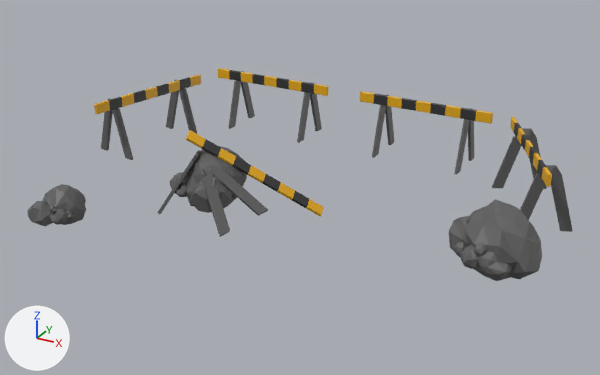
What one commit did to the FBX model Assets/Meshes/obstacle-1.fbx.
Before and after are seen from a 50 mm lens placed at (1.152, -0.757, 0.623), pointed at (0.484, 0.458, 0.015). Lighting does not change. The marker at lower left points along +X, +Y and +Z. Where no turn or scale is listed for an object, it has been applied to the vertices.
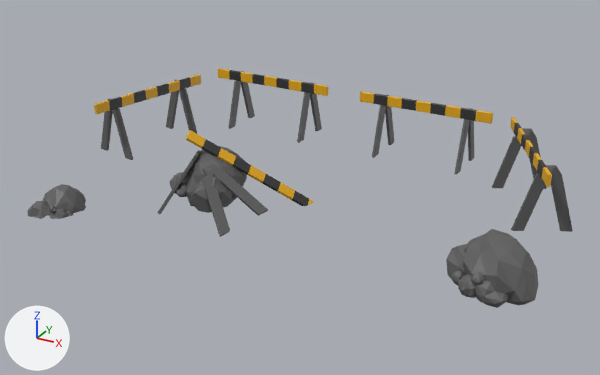
The newer file is also rescaled (x10.0), turned or shifted as a whole; pictures and numbers use the older file's frame.

Where the change shows, as pixel boxes (x1, y1, x2, y2) in the pictures (600 x 375 px; the box of a moved part takes in the faces that stretch with it):
'Icosphere.017', reshaped (13% taller)
    before: (27, 68, 573, 281)
    after: (27, 68, 573, 308)
part 1 of me_icosphere_022, moved or reshaped
    before: (473, 242, 488, 257)
    after: (470, 272, 486, 286)
part 2 of me_icosphere_022, moved or reshaped
    before: (454, 242, 467, 257)
    after: (452, 270, 465, 286)
part 3 of me_icosphere_022, rebuilt (7% shorter)
    before: (466, 199, 542, 281)
    after: (463, 229, 539, 305)
part 4 of me_icosphere_022, added
    after: (458, 274, 476, 298)
part 5 of me_icosphere_022, added
    after: (475, 280, 509, 308)
part 6 of me_icosphere_022, added
    after: (446, 244, 467, 279)
part 7 of me_icosphere_022, deleted
    before: (478, 251, 512, 279)
part 8 of me_icosphere_022, deleted
    before: (460, 245, 479, 269)
part 9 of me_icosphere_022, cut back
    before: (27, 191, 324, 226)
    after: (27, 191, 314, 219)
part 10 of me_icosphere_022, deleted
    before: (449, 216, 469, 251)

The change in detail:
me_icosphere_022 is used by ob_icosphere_017; location (0.0, 0.0, 0.0).
me_icosphere_022 had 2275 vertices, 3118 faces and spanned x 0.006..0.956, y 0.154..0.799, z -0.03..0.14.
me_icosphere_022 now has 2264 vertices, 2895 faces and spans x 0.006..0.956, y 0.154..0.799, z -0.003..0.14.
me_icosphere_022 part 1: the loose piece of 47 vertices spanning x 0.865..0.889, y 0.253..0.277, z 0.068..0.089 is moved by (0.0, 0.0, -0.047).
me_icosphere_022 part 2: the loose piece of 47 vertices spanning x 0.834..0.861, y 0.273..0.297, z 0.049..0.073 is moved by (0.0, 0.0, -0.047).
me_icosphere_022 part 3: the loose piece of 63 vertices spanning x 0.833..0.956, y 0.258..0.369, z 0.015..0.13 is rebuilt with 73 vertices and now spans x 0.833..0.956, y 0.258..0.369, z 0.0..0.083.
me_icosphere_022 part 4: a new loose piece of 60 vertices spanning x 0.849..0.885, y 0.251..0.294, z 0.0..0.032, in mat_material_003 (dark grey #5f5f5f).
me_icosphere_022 part 5: a new loose piece of 58 vertices spanning x 0.875..0.923, y 0.247..0.291, z 0.0..0.036, in mat_material_003 (dark grey #5f5f5f).
me_icosphere_022 part 6: a new loose piece of 45 vertices spanning x 0.812..0.888, y 0.285..0.36, z 0.0..0.053, in mat_material_003 (dark grey #5f5f5f).
me_icosphere_022 part 7: the loose piece of 47 vertices spanning x 0.875..0.923, y 0.247..0.291, z 0.039..0.082 is deleted.
me_icosphere_022 part 8: the loose piece of 47 vertices spanning x 0.849..0.885, y 0.251..0.294, z 0.043..0.079 is deleted.
Part 9, on me_icosphere_022:
132 vertices are removed from x 0.1..0.54, y 0.154..0.455, z -0.03..-0.001.
331 faces are deleted.
3 vertices in x 0.104..0.166, y 0.19..0.198, z -0.001 move by (0.0, 0.0, 0.001).
3 vertices move from x 0.1..0.176, y 0.181..0.189, z -0.004..-0.003 to x 0.102..0.171, y 0.188..0.194, z 0.0.
76 vertices are added at x 0.1..0.521, y 0.154..0.446, z 0.0.
133 new faces join them, mat_material_003 (dark grey #5f5f5f).
5 new faces join them, mat_material_001 (yellow #e7ab09).
5 new faces join them, mat_material_002 (black #333333).
Part 10, on me_icosphere_022:
34 vertices are removed from x 0.812..0.888, y 0.285..0.36, z 0.03..0.1.
64 faces are deleted.
